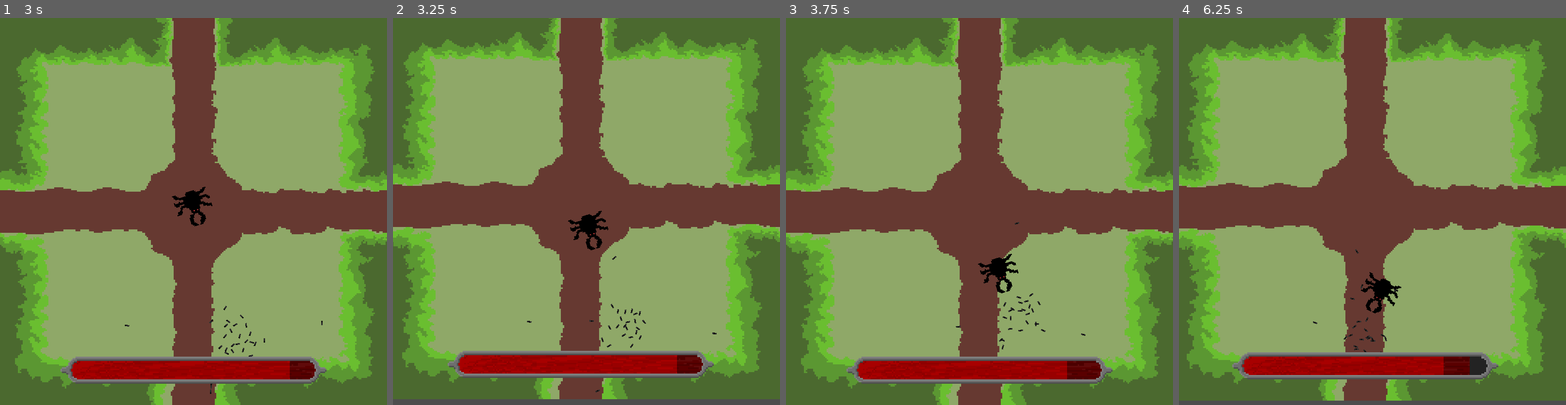
Above: before the commit, frames 1-4 (left to right).
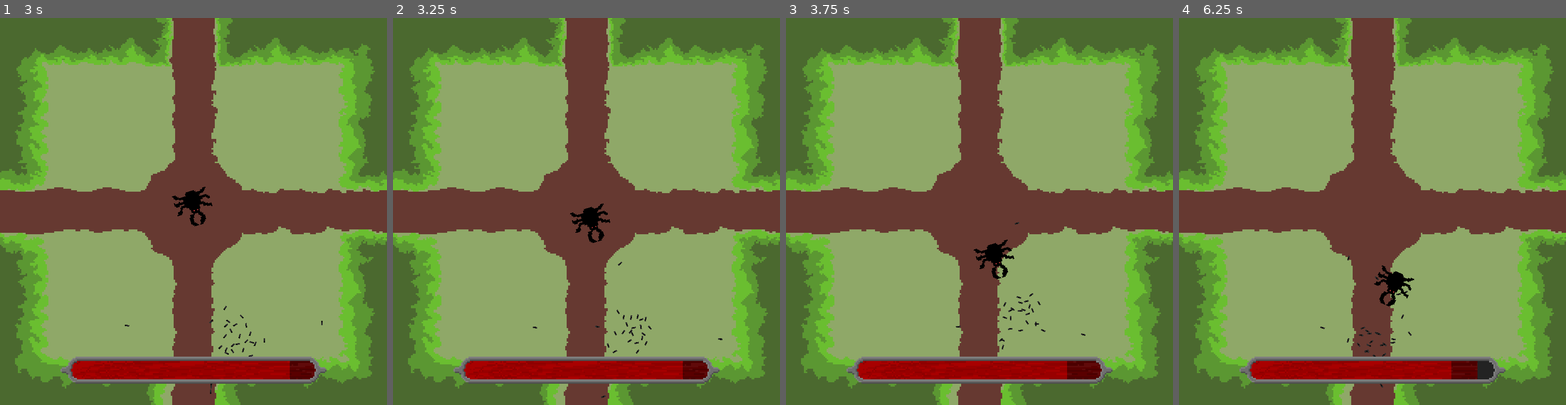
Above: after the commit, the same moments.

Repository: filvan1/LD56
Game: Godot game, scene res://scenes/main.tscn
The game is run twice, just before and just after one commit, with the same random seed, the same clock (stepped at 60 frames per second) and the same inputs.
Inputs:
- Up to frame 1 (3 s): hold D (move_right) 0.53-1.28 s; tap one key every 0.75 s from 0.6 s: Down (aim_down) Left (aim_left) Right (aim_right) Up (aim_up); hold S (move_down) 1.28-2.03 s; hold D (move_right) 2.03-2.78 s; hold W (move_up) from 2.78 s (still down)
- Up to frame 2 (3.25 s): keep holding W (move_up)
- Up to frame 3 (3.75 s): release W (move_up) at 3.53 s; hold A (move_left) from 3.53 s (still down); tap Down (aim_down) at 3.6 s
- Up to frame 4 (6.25 s): tap Left (aim_left) at 4.35 s; release A (move_left) at 5.03 s; hold S (move_down) 5.03-5.78 s; tap Right (aim_right) at 5.1 s; hold D (move_right) from 5.78 s (still down); tap Up (aim_up) at 5.85 s

Frame 1 is identical in both runs. In frame 2, 21% of the frame differs, in the area x 0-100%, y 0-100%; in frame 3, 0.5%; in frame 4, 22%.

Commit message:
Crab can now bonk

Diff:
--- a/project.godot
+++ b/project.godot
@@ -70,6 +70,7 @@
 2d_physics/layer_1="Environment"
 2d_physics/layer_2="Ants"
 2d_physics/layer_3="Enemies"
+2d_physics/layer_4="EnemyArea"
 
 [rendering]
 
--- a/scenes/ant.tscn
+++ b/scenes/ant.tscn
@@ -47,6 +47,7 @@
 
 [node name="Ant" type="CharacterBody2D"]
 collision_layer = 2
+collision_mask = 9
 motion_mode = 1
 script = ExtResource("1_j8bc2")
 trajectory = SubResource("Curve_4rsrx")
--- a/scenes/enemy.tscn
+++ b/scenes/enemy.tscn
@@ -6,20 +6,27 @@
 [sub_resource type="RectangleShape2D" id="RectangleShape2D_d2i0p"]
 
 [node name="Enemy" type="Node2D"]
+
+[node name="EnemyBody" type="CharacterBody2D" parent="."]
+collision_layer = 4
 script = ExtResource("1_wvsy4")
 CurrentState = 1
 NextState = 1
 
-[node name="Collider" type="Area2D" parent="."]
-collision_layer = 4
+[node name="ColliderShape" type="CollisionShape2D" parent="EnemyBody"]
+shape = SubResource("RectangleShape2D_d2i0p")
+
+[node name="Area" type="Area2D" parent="EnemyBody"]
+collision_layer = 8
 collision_mask = 3
 
-[node name="ColliderShape" type="CollisionShape2D" parent="Collider"]
+[node name="ColliderShape" type="CollisionShape2D" parent="EnemyBody/Area"]
 shape = SubResource("RectangleShape2D_d2i0p")
 
-[node name="Sprite2D" type="Sprite2D" parent="Collider"]
+[node name="Sprite2D" type="Sprite2D" parent="EnemyBody/Area"]
 rotation = 1.5708
 scale = Vector2(0.8, 0.8)
 texture = ExtResource("1_yl0i8")
 
-[connection signal="body_entered" from="Collider" to="." method="_on_collider_body_entered"]
+[connection signal="body_entered" from="EnemyBody/Area" to="." method="_on_collider_body_entered"]
+[connection signal="body_entered" from="EnemyBody/Area" to="EnemyBody" method="_on_collider_body_entered"]
--- a/scripts/beetle.gd
+++ b/scripts/beetle.gd
@@ -28,6 +28,36 @@
 	aggro_range = 200.0
 	activity_time = 1.0
 	CurrentState = EnemyState.IDLE
+
+func _physics_process(delta: float) -> void:
+	match(EnemyState):
+		EnemyState.NONE: pass
+		EnemyState.MOVING:
+			print("MINGV")
+			match(current_move_state):
+				MoveStates.TURNING:
+					move_counter += delta
+
+
+					if(move_counter < 1.0):
+						rotation = rotate_toward(rotation, rotation + 90 * move_dir, delta * 2.0)
+					elif(move_counter > 1.5):
+						p0 = global_position
+						p1 = p0 + Vector2(20.0, 0.0).rotated(rotation)
+						p2 = p0 + Vector2(20.0, move_dir * 20.0).rotated(rotation)
+						current_move_state = MoveStates.WALKING
+						move_counter = 0.0
+				MoveStates.WALKING:
+
+					move_counter += delta
+
+					if(move_counter < 1.0):
+						move_along_bezier(p0, p1, p2, move_counter)
+					elif(move_counter > 2.0):
+						current_move_state = MoveStates.NONE
+						CurrentState = EnemyState.IDLE
+						move_counter = 0.0
+
 
 func _process(delta: float) -> void:
 	super._process(delta)
@@ -78,7 +108,9 @@
 
 				AttackingStates.CHARGING:
 					attack_counter += delta
-					global_position = get_bezier_position(attack_start_pos, attack_target_pos, attack_target_pos, attack_counter)
+					velocity = Vector2(50.0, 0).rotated(rotation)
+					move_and_slide()
+					#get_bezier_position(attack_start_pos, attack_target_pos, attack_target_pos, attack_counter)
 
 					if(attack_counter > 1.0):
 						print(rotation)
--- a/scripts/enemy.gd
+++ b/scripts/enemy.gd
@@ -1,4 +1,4 @@
-class_name Enemy extends Node2D
+class_name Enemy extends CharacterBody2D
 
 signal died
 
@@ -9,8 +9,8 @@
 var activity_time = 2.0
 var rand = RandomNumberGenerator.new()
 var aggro_range = 0.0
-@onready var player: Node2D = $"../Player/Control"
-@onready var collider = $Collider
+@onready var player: Node2D = $"../../Player/Control"
+#@onready var collider = $Collider
 
 var alive = true
 var health = 100.0
